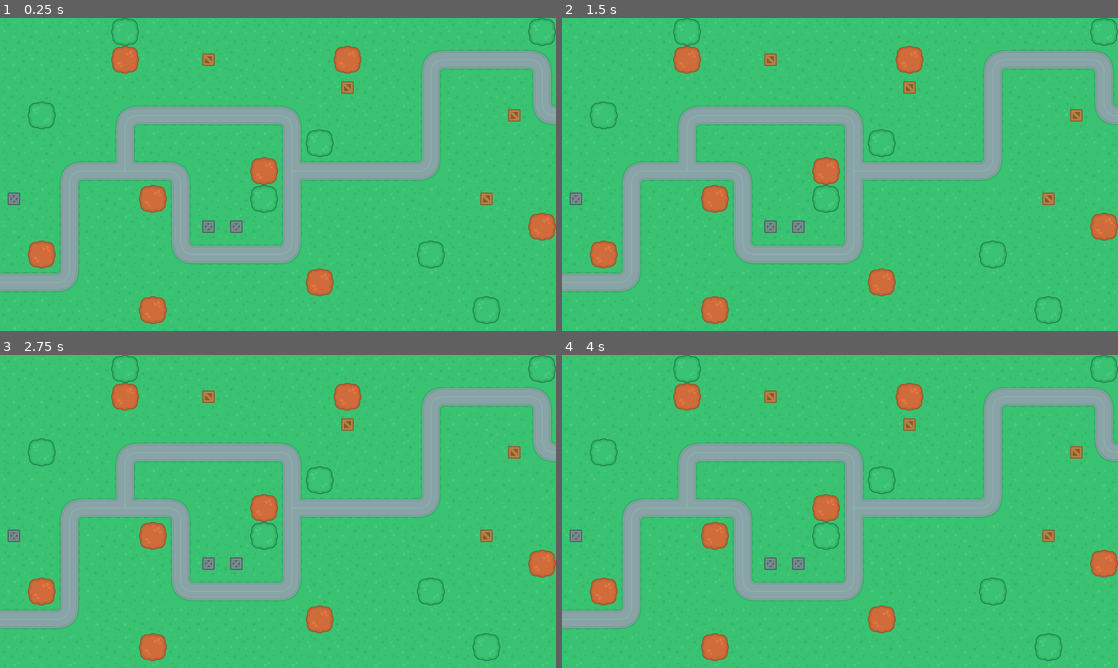
Above: before the commit, frames 1-4 (two rows, left to right).
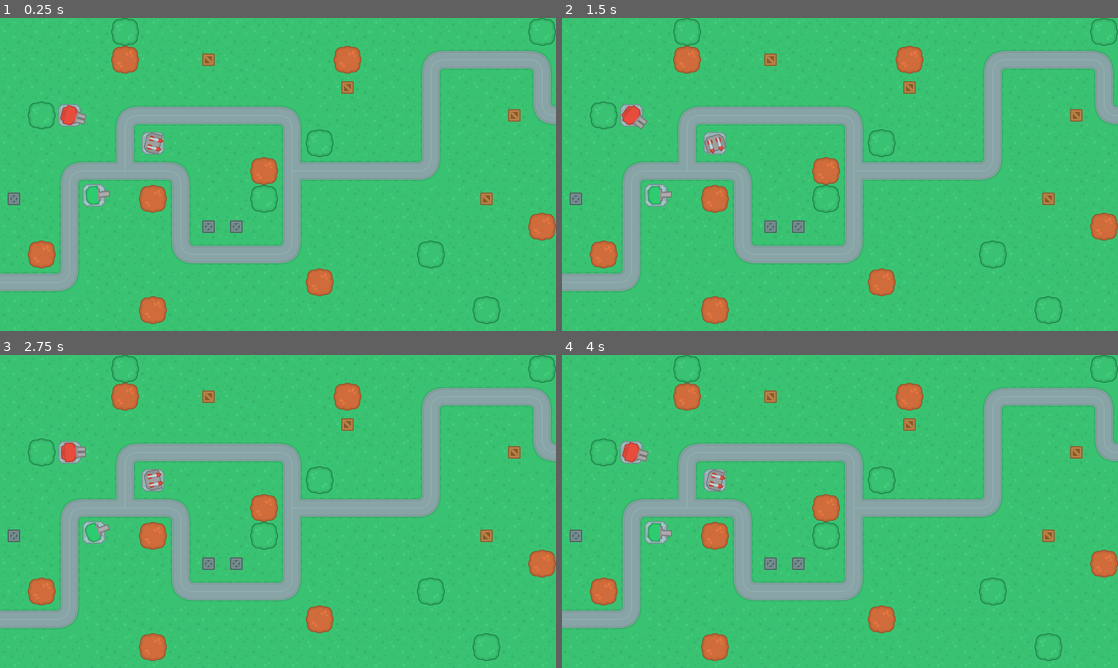
Above: after the commit, the same moments.

Repository: xEdelweiss/TowerDefence
Game: Godot game, scene res://Scenes/Maps/map_1.tscn
The game is run twice, just before and just after one commit, with the same random seed, the same clock (stepped at 60 frames per second) and the same inputs. This scene is started directly instead of the project's main scene.
Inputs (mouse positions are in pixels of both pictures, inside the frame that each line leads up to):
- Up to frame 1 (0.25 s): no input
- Up to frame 2 (1.5 s): tap Enter at 0.5 s; move the mouse to (962, 158) at 0.52 s; tap Space at 1.25 s; move the mouse to (728, 190) at 1.27 s
- Up to frame 3 (2.75 s): tap Enter at 2 s; move the mouse to (333, 442) at 2.02 s
- Up to frame 4 (4 s): tap Space at 2.75 s; move the mouse to (812, 574) at 2.77 s; tap Enter at 3.5 s; move the mouse to (1006, 558) at 3.52 s

The runs differ from the first frame. In frame 1, 0.8% of the frame differs, in the area x 10-30%, y 27-61%; in frame 2, 0.8%; in frame 3, 0.8%; in frame 4, 0.8%.

Commit message:
Додав турелі які слідкують за курсором

Diff:
--- a/Scenes/Maps/map_1.tscn
+++ b/Scenes/Maps/map_1.tscn
@@ -1,10 +1,13 @@
-[gd_scene load_steps=14 format=3 uid="uid://bdueits0he2mr"]
+[gd_scene load_steps=17 format=3 uid="uid://bdueits0he2mr"]
 
 [ext_resource type="Texture2D" uid="uid://cirlf6c8iqwta" path="res://Assets/Environment/Tilesets/terrainTiles_default.png" id="1_dtuoa"]
 [ext_resource type="Texture2D" uid="uid://bwoey3eecke5f" path="res://Assets/Environment/Props/treeBrown_large.png" id="2_ci2df"]
 [ext_resource type="Texture2D" uid="uid://ckgnq8j6fn1g0" path="res://Assets/Environment/Props/treeGreen_large.png" id="3_6j0a6"]
 [ext_resource type="Texture2D" uid="uid://dgg1vuqlcr0r6" path="res://Assets/Environment/Props/crateMetal.png" id="4_xhrrv"]
 [ext_resource type="Texture2D" uid="uid://bkao31bh4lnhl" path="res://Assets/Environment/Props/crateWood.png" id="5_abog2"]
+[ext_resource type="PackedScene" uid="uid://kwo5bmfchrtj" path="res://Scenes/Turrets/gun_t_1.tscn" id="6_7p6ji"]
+[ext_resource type="PackedScene" uid="uid://byk5trgbp0l4i" path="res://Scenes/Turrets/gun_t_2.tscn" id="7_omj2e"]
+[ext_resource type="PackedScene" uid="uid://ybo1a44vogoh" path="res://Scenes/Turrets/missile_t_1.tscn" id="8_116rj"]
 
 [sub_resource type="TileSetAtlasSource" id="TileSetAtlasSource_k6x58"]
 texture = ExtResource("1_dtuoa")
@@ -299,3 +302,14 @@
 tile_set = SubResource("TileSet_ix13k")
 format = 2
 layer_0/tile_data = PackedInt32Array(655359, 131072, 0, 589824, 131072, 0, 589825, 131072, 0, 589826, 393216, 1, 524290 …(1116 unchanged characters)…
+
+[node name="Turrets" type="Node2D" parent="."]
+
+[node name="GunT1" parent="Turrets" instance=ExtResource("6_7p6ji")]
+position = Vector2(216, 408)
+
+[node name="GunT2" parent="Turrets" instance=ExtResource("7_omj2e")]
+position = Vector2(160, 224)
+
+[node name="MissileT1" parent="Turrets" instance=ExtResource("8_116rj")]
+position = Vector2(352, 288)
--- /dev/null
+++ b/Scenes/Turrets/gun_t_1.gd
@@ -0,0 +1 @@
+extends "res://Scenes/Turrets/turrets.gd"
--- /dev/null
+++ b/Scenes/Turrets/gun_t_1.tscn
@@ -0,0 +1,18 @@
+[gd_scene load_steps=4 format=3 uid="uid://kwo5bmfchrtj"]
+
+[ext_resource type="Texture2D" uid="uid://dnfvfrela2ynp" path="res://Assets/Towers/towerDefense_tile181.png" id="1_44f4q"]
+[ext_resource type="Script" path="res://Scenes/Turrets/gun_t_1.gd" id="1_qhhbo"]
+[ext_resource type="Texture2D" uid="uid://cdwordoq8i7tj" path="res://Assets/Towers/towerDefense_tile249.png" id="2_gmmrs"]
+
+[node name="GunT1" type="Node2D"]
+script = ExtResource("1_qhhbo")
+
+[node name="Base" type="Sprite2D" parent="."]
+texture = ExtResource("1_44f4q")
+
+[node name="Turret" type="Sprite2D" parent="."]
+texture = ExtResource("2_gmmrs")
+offset = Vector2(10, 0)
+
+[node name="Muzzle" type="Marker2D" parent="Turret"]
+position = Vector2(40, 0)
--- /dev/null
+++ b/Scenes/Turrets/gun_t_2.gd
@@ -0,0 +1 @@
+extends "res://Scenes/Turrets/turrets.gd"
--- /dev/null
+++ b/Scenes/Turrets/gun_t_2.tscn
@@ -0,0 +1,21 @@
+[gd_scene load_steps=4 format=3 uid="uid://byk5trgbp0l4i"]
+
+[ext_resource type="Script" path="res://Scenes/Turrets/gun_t_2.gd" id="1_2v0ns"]
+[ext_resource type="Texture2D" uid="uid://cis5rdbbio4ln" path="res://Assets/Towers/towerDefense_tile180.png" id="1_qkxxb"]
+[ext_resource type="Texture2D" uid="uid://crek7kelf13n0" path="res://Assets/Towers/towerDefense_tile250.png" id="2_88m87"]
+
+[node name="GunT2" type="Node2D"]
+script = ExtResource("1_2v0ns")
+
+[node name="Base" type="Sprite2D" parent="."]
+texture = ExtResource("1_qkxxb")
+
+[node name="Turret" type="Sprite2D" parent="."]
+texture = ExtResource("2_88m87")
+offset = Vector2(10, 0)
+
+[node name="Muzzle1" type="Marker2D" parent="Turret"]
+position = Vector2(40, -6)
+
+[node name="Muzzle2" type="Marker2D" parent="Turret"]
+position = Vector2(40, 6)
--- /dev/null
+++ b/Scenes/Turrets/missile_t_1.gd
@@ -0,0 +1 @@
+extends "res://Scenes/Turrets/turrets.gd"
--- /dev/null
+++ b/Scenes/Turrets/missile_t_1.tscn
@@ -0,0 +1,23 @@
+[gd_scene load_steps=5 format=3 uid="uid://ybo1a44vogoh"]
+
+[ext_resource type="Texture2D" uid="uid://cis5rdbbio4ln" path="res://Assets/Towers/towerDefense_tile180.png" id="1_5v4qn"]
+[ext_resource type="Script" path="res://Scenes/Turrets/missile_t_1.gd" id="1_ibe8v"]
+[ext_resource type="Texture2D" uid="uid://bv3hnp0o10n36" path="res://Assets/Towers/towerDefense_tile228.png" id="2_4ao8n"]
+[ext_resource type="Texture2D" uid="uid://b4w8arcxbq33j" path="res://Assets/Towers/towerDefense_tile251.png" id="3_jx74t"]
+
+[node name="MissileT1" type="Node2D"]
+script = ExtResource("1_ibe8v")
+
+[node name="Base" type="Sprite2D" parent="."]
+texture = ExtResource("1_5v4qn")
+
+[node name="Turret" type="Sprite2D" parent="."]
+texture = ExtResource("2_4ao8n")
+
+[node name="Missile1" type="Sprite2D" parent="Turret"]
+position = Vector2(5, -10)
+texture = ExtResource("3_jx74t")
+
+[node name="Missile2" type="Sprite2D" parent="Turret"]
+position = Vector2(5, 10)
+texture = ExtResource("3_jx74t")
--- /dev/null
+++ b/Scenes/Turrets/turrets.gd
@@ -0,0 +1,10 @@
+extends Node2D
+
+@onready var turret = $Turret as Node2D
+
+func _physics_process(delta):
+	turn()
+
+func turn():
+	var enemy_position = get_global_mouse_position()
+	turret.look_at(enemy_position)
